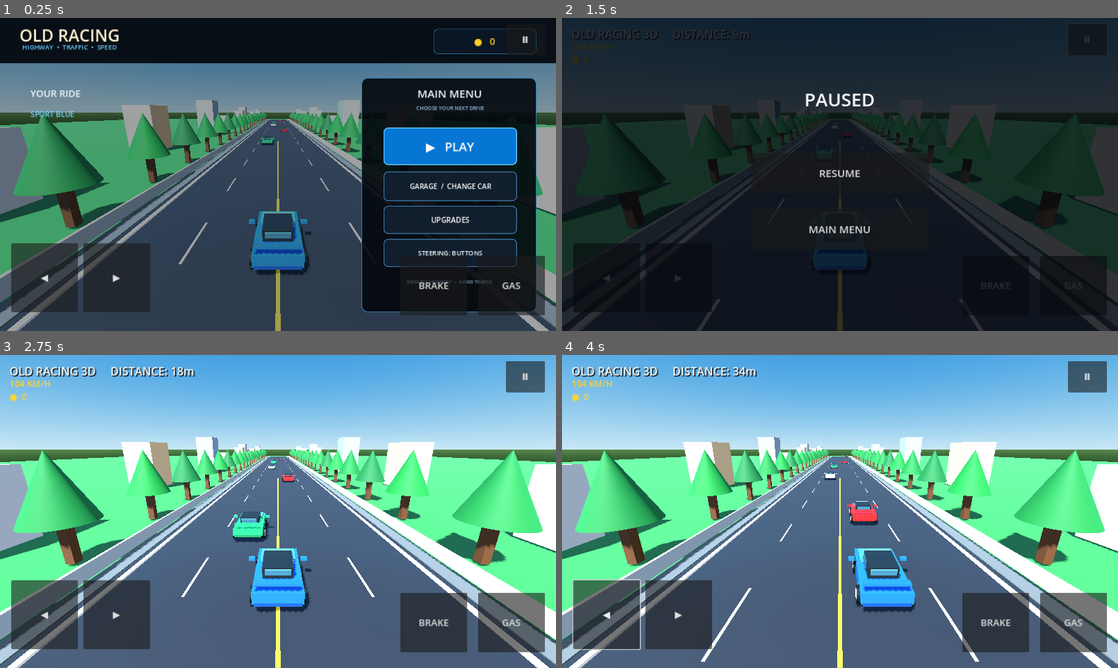
Above: before the commit, frames 1-4 (two rows, left to right).
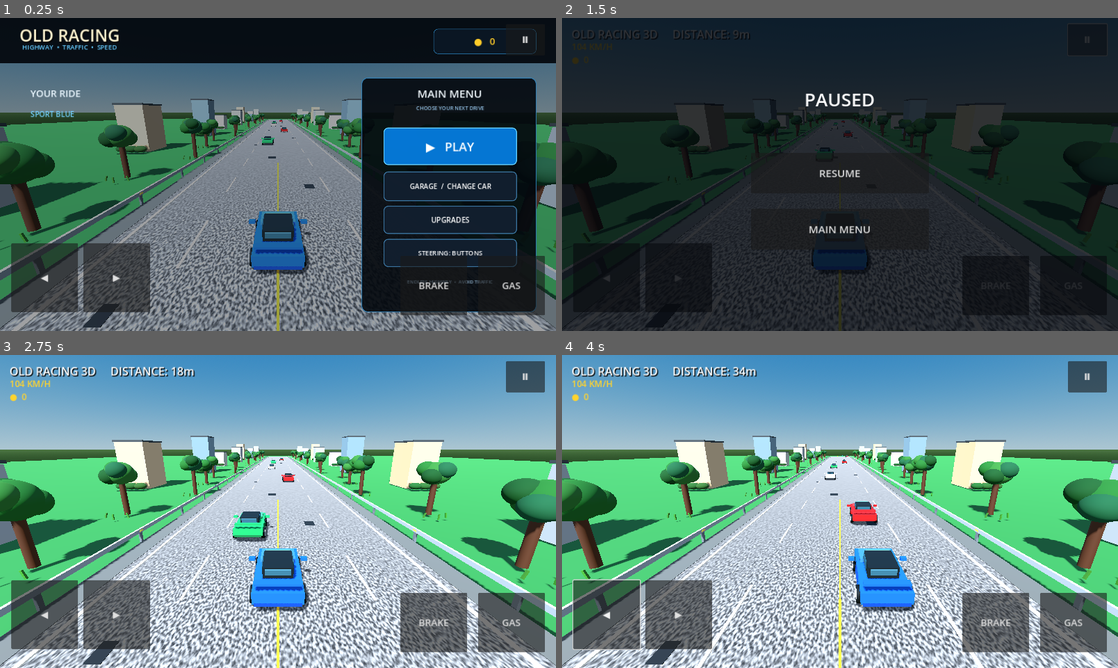
Above: after the commit, the same moments.

Repository: edtatevosiani99-create/Old-Racing
Game: Godot game, scene res://Main.tscn
The game is run twice, just before and just after one commit, with the same random seed, the same clock (stepped at 60 frames per second) and the same inputs.
Inputs (mouse positions are in pixels of both pictures, inside the frame that each line leads up to):
- Up to frame 1 (0.25 s): no input
- Up to frame 2 (1.5 s): click "▶ PLAY" at 0.5 s; click "Ⅱ" at 1.25 s
- Up to frame 3 (2.75 s): click "RESUME" at 2 s
- Up to frame 4 (4 s): click "◀" at 2.75 s; tap Enter at 3.5 s; move the mouse to (962, 495) at 3.52 s; hold Right (ui_right) from 3.53 s (still down); click (962, 495) at 3.67 s

The runs differ from the first frame. In frame 1, 37% of the frame differs, in the area x 0-100%, y 25-100%; in frame 2, 14%; in frame 3, 89%, in the area x 0-100%, y 0-100%; in frame 4, 89%.

Commit message:
Improve 3D road surface, roadside scenery, and lighting

Diff:
--- a/godot/main.gd
+++ b/godot/main.gd
@@ -71,75 +71,153 @@
     sky_mat.ground_horizon_color = Color(0.28, 0.42, 0.25)
     e.sky.sky_material = sky_mat
     e.ambient_light_source = Environment.AMBIENT_SOURCE_COLOR
-    e.ambient_light_color = Color(0.7, 0.76, 0.85)
-    e.ambient_light_energy = 0.95
+    e.ambient_light_color = Color(0.72, 0.78, 0.86)
+    e.ambient_light_energy = 0.82
     e.tonemap_mode = Environment.TONE_MAPPER_FILMIC
+    e.tonemap_exposure = 1.08
+    e.tonemap_white = 5.0
+    e.ssao_enabled = true
+    e.ssao_radius = 1.4
+    e.ssao_intensity = 1.1
+    e.ssr_enabled = false
     env.environment = e
     add_child(env)
     var sun := DirectionalLight3D.new()
     sun.rotation_degrees = Vector3(-48, -25, 0)
-    sun.light_energy = 1.4
+    sun.light_energy = 1.35
     sun.shadow_enabled = true
+    sun.directional_shadow_max_distance = 85.0
+    sun.shadow_bias = 0.035
     add_child(sun)
     var ground := _box(Vector3(250, 0.3, 260), Color(0.17, 0.42, 0.20))
     ground.position = Vector3(0, -0.35, -65)
     add_child(ground)
 
 func _make_road() -> void:
-    var road := _box(Vector3(ROAD_WIDTH, 0.18, ROAD_LENGTH), Color(0.12, 0.13, 0.15))
+    # Asphalt base with a repeating procedural noise texture instead of a flat grey box.
+    var road := _box(Vector3(ROAD_WIDTH, 0.18, ROAD_LENGTH), Color(0.13, 0.135, 0.14))
     road.position = Vector3(0, -0.12, -70)
     add_child(road)
+
+    var asphalt := StandardMaterial3D.new()
+    asphalt.albedo_color = Color(0.78, 0.79, 0.80)
+    asphalt.roughness = 0.96
+    var asphalt_noise := FastNoiseLite.new()
+    asphalt_noise.noise_type = FastNoiseLite.TYPE_SIMPLEX
+    asphalt_noise.frequency = 0.075
+    asphalt_noise.fractal_octaves = 4
+    var asphalt_texture := NoiseTexture2D.new()
+    asphalt_texture.width = 512
+    asphalt_texture.height = 512
+    asphalt_texture.seamless = true
+    asphalt_texture.noise = asphalt_noise
+    asphalt.albedo_texture = asphalt_texture
+    asphalt.uv1_scale = Vector3(3.0, 22.0, 1.0)
+    var road_surface := MeshInstance3D.new()
+    var road_plane := PlaneMesh.new()
+    road_plane.size = Vector2(ROAD_WIDTH, ROAD_LENGTH)
+    road_surface.mesh = road_plane
+    road_surface.material_override = asphalt
+    road_surface.position = Vector3(0, -0.025, -70)
+    add_child(road_surface)
+
+    # Narrow textured shoulders, crisp edge paint, and metal barriers with visible supports.
     for side in [-1.0, 1.0]:
-        var edge := _box(Vector3(0.22, 0.08, ROAD_LENGTH), Color(0.92, 0.92, 0.88))
-        edge.position = Vector3(side * ROAD_WIDTH * 0.47, 0.0, -70)
+        var shoulder := _box(Vector3(1.05, 0.035, ROAD_LENGTH), Color(0.34, 0.35, 0.34))
+        shoulder.position = Vector3(side * (ROAD_WIDTH * 0.5 + 0.52), -0.025, -70)
+        add_child(shoulder)
+        var edge := _box(Vector3(0.16, 0.035, ROAD_LENGTH), Color(0.94, 0.94, 0.88))
+        edge.position = Vector3(side * ROAD_WIDTH * 0.465, 0.012, -70)
         add_child(edge)
-        var rail := _box(Vector3(0.16, 0.65, ROAD_LENGTH), Color(0.58, 0.62, 0.65))
-        rail.position = Vector3(side * (ROAD_WIDTH * 0.5 + 0.8), 0.45, -70)
+        var rail := _box(Vector3(0.14, 0.22, ROAD_LENGTH), Color(0.53, 0.57, 0.60))
+        rail.position = Vector3(side * (ROAD_WIDTH * 0.5 + 1.15), 0.62, -70)
         add_child(rail)
+        for i in range(32):
+            var post := _box(Vector3(0.12, 0.78, 0.18), Color(0.36, 0.39, 0.41))
+            post.position = Vector3(side * (ROAD_WIDTH * 0.5 + 1.15), 0.24, 12.0 - float(i) * 5.7)
+            add_child(post)
+            if i % 2 == 0:
+                var reflector := _box(Vector3(0.035, 0.10, 0.28), Color(0.95, 0.80, 0.28))
+                reflector.position = Vector3(side * (ROAD_WIDTH * 0.5 + 1.07), 0.63, 12.0 - float(i) * 5.7)
+                add_child(reflector)
+
+    # Broken white lane dividers, cycling with the road to preserve the endless-runner effect.
     for lane in [-1.0, 1.0]:
         for i in range(24):
-            var mark := _box(Vector3(0.10, 0.025, 3.0), Color(0.92, 0.92, 0.86))
-            mark.position = Vector3(lane * LANE_WIDTH, 0.015, 12.0 - float(i) * 7.5)
+            var mark := _box(Vector3(0.11, 0.028, 3.4), Color(0.93, 0.94, 0.91))
+            mark.position = Vector3(lane * LANE_WIDTH, 0.018, 12.0 - float(i) * 7.5)
             add_child(mark)
             road_marks.append(mark)
-    for side in [-1.0, 1.0]:
-        var shoulder := _box(Vector3(0.8, 0.04, ROAD_LENGTH), Color(0.32, 0.34, 0.34))
-        shoulder.position = Vector3(side * (ROAD_WIDTH * 0.5 + 0.42), -0.02, -70)
-        add_child(shoulder)
-    var center := _box(Vector3(0.13, 0.03, ROAD_LENGTH), Color(0.98, 0.75, 0.12))
-    center.position = Vector3(0, 0.02, -70)
+
+    var center := _box(Vector3(0.075, 0.025, ROAD_LENGTH), Color(0.98, 0.73, 0.13))
+    center.position = Vector3(0, 0.012, -70)
     add_child(center)
-    # Simple low-poly roadside trees create real depth/parallax in the 3D camera.
-    for i in range(26):
-        var z := 10.0 - float(i) * 7.0
+
+    # Small asphalt repairs add texture and scale without expensive real-time effects.
+    for i in range(16):
+        var patch := _box(Vector3(0.45 + float(i % 3) * 0.25, 0.012, 0.7 + float(i % 4) * 0.18), Color(0.105, 0.11, 0.115))
+        patch.position = Vector3(-4.7 + float((i * 7) % 10), 0.006, 8.0 - float(i) * 10.5)
+        add_child(patch)
+
+    # Varied roadside trees: cylindrical trunks and clustered broadleaf canopies.
+    for i in range(21):
+        var z := 12.0 - float(i) * 8.4
         for side in [-1.0, 1.0]:
-            var trunk := _box(Vector3(0.45, 2.2, 0.45), Color(0.30, 0.19, 0.10))
-            trunk.position = Vector3(side * 10.0, 1.0, z)
-            add_child(trunk)
-            var foliage := MeshInstance3D.new()
-            var cone := CylinderMesh.new()
-            cone.top_radius = 0.0
-            cone.bottom_radius = 1.5
-            cone.height = 3.2
-            foliage.mesh = cone
-            foliage.material_override = _mat(Color(0.10, 0.34 + float(i % 3) * 0.04, 0.16))
-            foliage.position = Vector3(side * 10.0, 3.6, z)
-            add_child(foliage)
-
-    # Add distant low-poly buildings and lit windows for a fuller roadside scene.
-    var building_colors: Array[Color] = [Color(0.68, 0.70, 0.73), Color(0.78, 0.65, 0.48), Color(0.46, 0.55, 0.62)]
+            _make_roadside_tree(Vector3(side * (10.0 + float(i % 3) * 1.3), 0.0, z), i)
+
+    # Distant buildings with layered facades, windows, roofs, and roadside bushes.
+    var building_colors: Array[Color] = [Color(0.55, 0.58, 0.60), Color(0.72, 0.62, 0.48), Color(0.40, 0.49, 0.54), Color(0.64, 0.66, 0.62)]
     for i in range(10):
         var building_z := 2.0 - float(i) * 22.0
         for side in [-1.0, 1.0]:
             var h := 4.5 + float(i % 3) * 1.8
             var building := _box(Vector3(3.8, h, 4.8), building_colors[i % building_colors.size()])
-            building.position = Vector3(side * (17.0 + float(i % 2) * 2.0), h * 0.5 - 0.1, building_z)
+            building.position = Vector3(side * (18.0 + float(i % 2) * 2.0), h * 0.5 - 0.1, building_z)
             add_child(building)
+            var roof := _box(Vector3(4.0, 0.20, 5.0), Color(0.22, 0.24, 0.25))
+            roof.position = Vector3(building.position.x, h + 0.02, building_z)
+            add_child(roof)
             for floor_index in range(2):
                 for window_side in [-1.0, 1.0]:
-                    var window := _box(Vector3(0.62, 0.72, 0.06), Color(0.22, 0.48, 0.66))
+                    var window := _box(Vector3(0.62, 0.72, 0.06), Color(0.18, 0.38, 0.50))
                     window.position = Vector3(building.position.x + window_side * 0.9, 1.0 + float(floor_index) * 1.35, building_z - 2.44)
                     add_child(window)
+            for bush_index in range(3):
+                var bush := MeshInstance3D.new()
+                var bush_mesh := SphereMesh.new()
+                bush_mesh.radius = 0.7
+                bush_mesh.height = 1.1
+                bush.mesh = bush_mesh
+                bush.material_override = _mat(Color(0.12 + float(bush_index) * 0.025, 0.28 + float(i % 3) * 0.025, 0.13), 0.0, 0.94)
+                bush.position = Vector3(building.position.x + float(bush_index - 1) * 1.25, 0.45, building_z + 3.3)
+                bush.scale = Vector3(1.15, 0.8, 0.85)
+                add_child(bush)
+
+func _make_roadside_tree(base: Vector3, variant: int) -> void:
+    var trunk_height := 2.2 + float(variant % 4) * 0.28
+    var trunk := _cylinder(0.22, trunk_height, Color(0.27, 0.16, 0.09))
+    trunk.position = base + Vector3(0, trunk_height * 0.5, 0)
+    add_child(trunk)
+
+    var greens: Array[Color] = [Color(0.08, 0.25, 0.10), Color(0.12, 0.34, 0.13), Color(0.17, 0.38, 0.16), Color(0.10, 0.29, 0.18)]
+    for cluster in range(5):
+        var crown := MeshInstance3D.new()
+        var crown_mesh := SphereMesh.new()
+        crown_mesh.radius = 1.05 if cluster == 0 else 0.72
+        crown_mesh.height = 2.0 if cluster == 0 else 1.4
+        crown.mesh = crown_mesh
+        crown.material_override = _mat(greens[(variant + cluster) % greens.size()], 0.0, 0.92)
+        var offset := Vector3(0, trunk_height + 0.65, 0) if cluster == 0 else Vector3(cos(float(cluster) * 1.25) * 0.7, trunk_height + 0.45 + float(cluster % 2) * 0.48, sin(float(cluster) * 1.25) * 0.62)
+        crown.position = base + offset
+        crown.scale = Vector3(1.0, 0.88, 0.92)
+        add_child(crown)
+
+    # Grass tufts break up the flat green verge.
+    for tuft in range(3):
+        var grass := _box(Vector3(0.10, 0.42, 0.08), Color(0.20, 0.39 + float(tuft) * 0.025, 0.13))
+        grass.position = base + Vector3(-1.0 + float(tuft) * 0.85, 0.20, 1.0 + float(tuft % 2) * 0.4)
+        grass.rotation.z = deg_to_rad(float(tuft - 1) * 16.0)
+        add_child(grass)
 
 
 func _make_car(color: Color, is_player: bool) -> Node3D:
